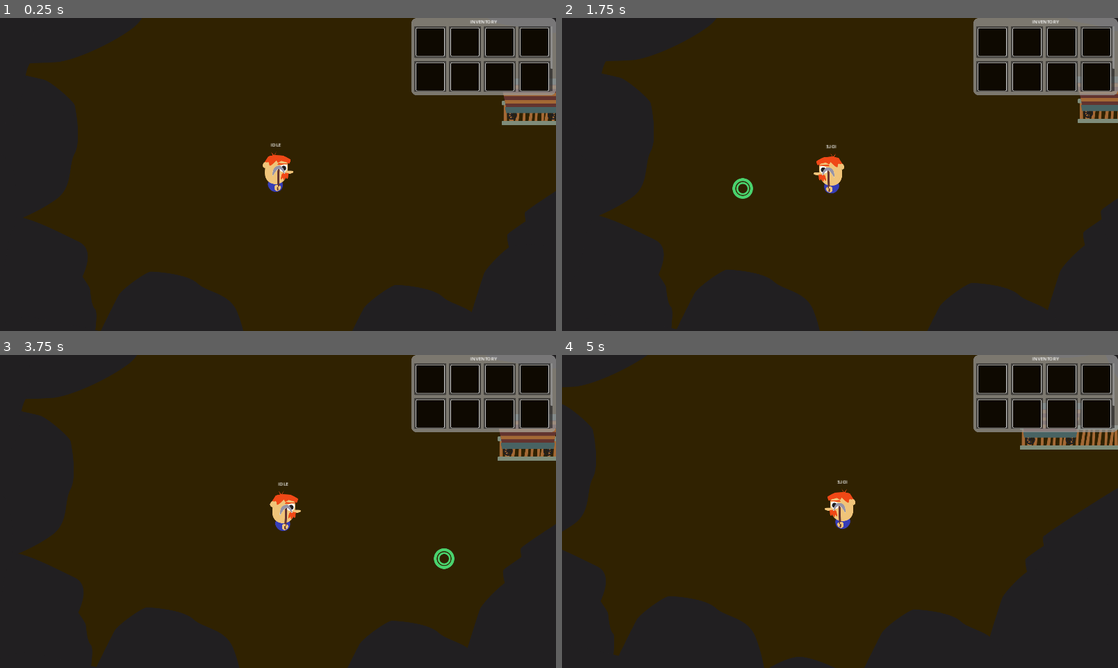
Above: before the commit, frames 1-4 (two rows, left to right).
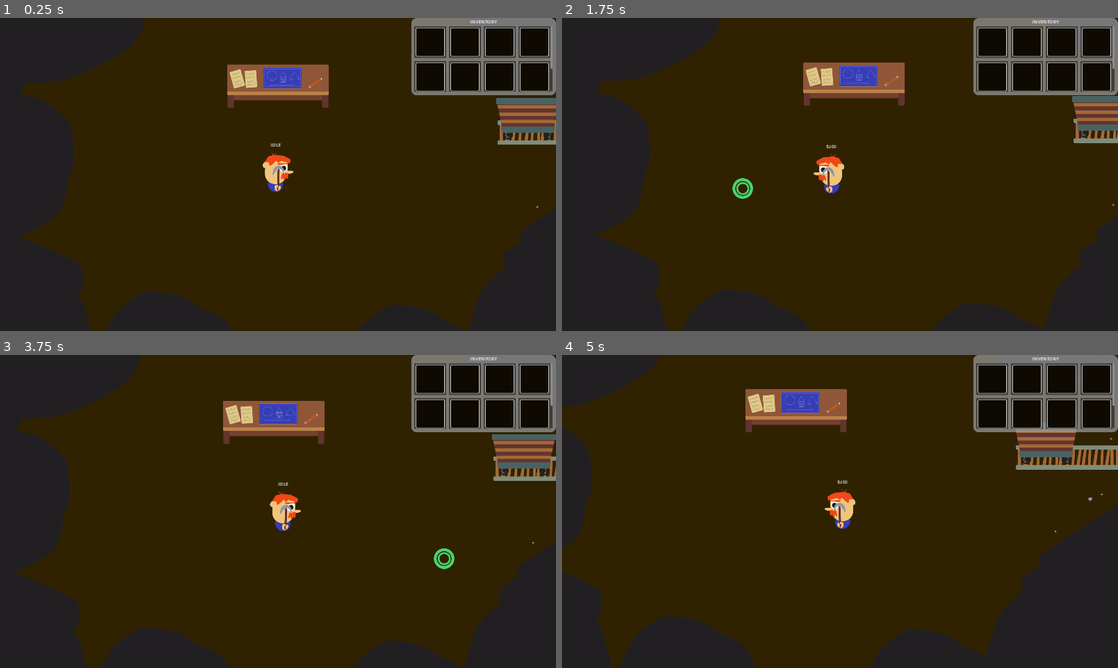
Above: after the commit, the same moments.

Repository: mathew-tran/Excavation
Game: Godot game, scene res://Scene/Hub.tscn
Same seed, same stepped clock (60 frames per second), same inputs: the game is played once before the commit and once after it.
Inputs (mouse positions are in pixels of both pictures, inside the frame that each line leads up to):
- Up to frame 1 (0.25 s): no input
- Up to frame 2 (1.75 s): tap Enter at 0.5 s; move the mouse to (962, 158) at 0.52 s; hold H (clear_data) 0.53-1.28 s; tap Space at 1.25 s; move the mouse to (728, 190) at 1.27 s; click (728, 190) at 1.35 s
- Up to frame 3 (3.75 s): move the mouse to (333, 442) at 2.02 s; hold Right mouse button (right_click) 2.03-2.78 s; move the mouse to (250, 574) at 2.77 s; tap H (clear_data) at 2.85 s; tap Enter at 3.5 s; move the mouse to (444, 558) at 3.52 s; press the mouse at (444, 558) at 3.53 s
- Up to frame 4 (5 s): move the mouse to (673, 464) at 4.27 s; release the mouse at (673, 464) at 4.28 s; right-click (673, 464) at 4.35 s

The runs differ from the first frame. In frame 1, 10% of the frame differs, in the area x 3-100%, y 0-100%; in frame 2, 9.6%; in frame 3, 10%; in frame 4, 11%, in the area x 0-100%, y 0-100%.

Commit message:
add crafting table and small rocks

Diff:
--- /dev/null
+++ b/Prefabs/Blocking/CraftingTable.tscn
@@ -0,0 +1,20 @@
+[gd_scene load_steps=3 format=3 uid="uid://dtivhvglbli13"]
+
+[ext_resource type="Texture2D" uid="uid://tk6hj47mhbku" path="res://Art/Blocking/CraftingTable.png" id="1_crqdw"]
+
+[sub_resource type="RectangleShape2D" id="RectangleShape2D_jni4y"]
+size = Vector2(337, 87)
+
+[node name="CraftingTable" type="StaticBody2D"]
+
+[node name="Sprite2D" type="Sprite2D" parent="."]
+texture = ExtResource("1_crqdw")
+
+[node name="CollisionPolygon2D" type="CollisionPolygon2D" parent="."]
+polygon = PackedVector2Array(-175, 74.5, -150.2, 74.5, -148, 72.3, -148, 52.5, 148, 52.5, 148, 72.6, 150.8, 74.5, 175, 74.5, 175, -74.5, -175, -74.5)
+
+[node name="Area2D" type="Area2D" parent="."]
+
+[node name="CollisionShape2D" type="CollisionShape2D" parent="Area2D"]
+position = Vector2(4, 30)
+shape = SubResource("RectangleShape2D_jni4y")
--- /dev/null
+++ b/Prefabs/Blocking/SmallRocks/SmallRock1.tscn
@@ -0,0 +1,6 @@
+[gd_scene load_steps=2 format=3 uid="uid://261a2cyrk7in"]
+
+[ext_resource type="Texture2D" uid="uid://x1sbcvamdaoq" path="res://Art/Blocking/SmallRocks/SmallRock1.png" id="1_3nyp6"]
+
+[node name="Node2D" type="Sprite2D"]
+texture = ExtResource("1_3nyp6")
--- /dev/null
+++ b/Prefabs/Blocking/SmallRocks/SmallRock2.tscn
@@ -0,0 +1,6 @@
+[gd_scene load_steps=2 format=3 uid="uid://dt1yh0v3y3fc7"]
+
+[ext_resource type="Texture2D" uid="uid://de28gbvdncvve" path="res://Art/Blocking/SmallRocks/SmallRock2.png" id="1_mestb"]
+
+[node name="Node2D" type="Sprite2D"]
+texture = ExtResource("1_mestb")
--- /dev/null
+++ b/Prefabs/Blocking/SmallRocks/SmallRock3.tscn
@@ -0,0 +1,6 @@
+[gd_scene load_steps=2 format=3 uid="uid://blfsybl38vdpe"]
+
+[ext_resource type="Texture2D" uid="uid://cm0qljwgw36ni" path="res://Art/Blocking/SmallRocks/SmallRock3.png" id="1_a2yf5"]
+
+[node name="Node2D" type="Sprite2D"]
+texture = ExtResource("1_a2yf5")
--- /dev/null
+++ b/Prefabs/Blocking/SmallRocks/SmallRock4.tscn
@@ -0,0 +1,6 @@
+[gd_scene load_steps=2 format=3 uid="uid://bxjcvw1ic8xr4"]
+
+[ext_resource type="Texture2D" uid="uid://cg02h3ascnkpd" path="res://Art/Blocking/SmallRocks/SmallRock4.png" id="1_dnahx"]
+
+[node name="Node2D" type="Sprite2D"]
+texture = ExtResource("1_dnahx")
--- a/Scene/Hub.tscn
+++ b/Scene/Hub.tscn
@@ -8,6 +8,10 @@
 [ext_resource type="PackedScene" uid="uid://4wt08pawg5m3" path="res://Prefabs/Blocking/Rail.tscn" id="5_xv7fs"]
 [ext_resource type="PackedScene" uid="uid://dixk1sgsiq68d" path="res://Prefabs/Blocking/Gate.tscn" id="7_biec1"]
 [ext_resource type="PackedScene" uid="uid://cfk0rui35311t" path="res://Prefabs/Blocking/Minecart.tscn" id="8_a3vq5"]
+[ext_resource type="PackedScene" uid="uid://dtivhvglbli13" path="res://Prefabs/Blocking/CraftingTable.tscn" id="9_rrwq1"]
+[ext_resource type="PackedScene" uid="uid://261a2cyrk7in" path="res://Prefabs/Blocking/SmallRocks/SmallRock1.tscn" id="10_od6oc"]
+[ext_resource type="PackedScene" uid="uid://dt1yh0v3y3fc7" path="res://Prefabs/Blocking/SmallRocks/SmallRock2.tscn" id="11_7cu6u"]
+[ext_resource type="PackedScene" uid="uid://blfsybl38vdpe" path="res://Prefabs/Blocking/SmallRocks/SmallRock3.tscn" id="12_cbmm2"]
 
 [node name="Node2D" type="Node2D"]
 
@@ -141,11 +145,41 @@
 [node name="Rail5" parent="Environment" instance=ExtResource("5_xv7fs")]
 position = Vector2(3136, 336)
 
+[node name="CraftingTable" parent="." instance=ExtResource("9_rrwq1")]
+position = Vector2(912, 176)
+
 [node name="Player" parent="." instance=ExtResource("1_0waba")]
-position = Vector2(898, 548)
+position = Vector2(912, 480)
 
 [node name="Gate" parent="." instance=ExtResource("7_biec1")]
 position = Vector2(2144, 336)
 
 [node name="Minecart" parent="." instance=ExtResource("8_a3vq5")]
 position = Vector2(1776, 288)
+
+[node name="Node2D" parent="." instance=ExtResource("10_od6oc")]
+position = Vector2(1936, 216)
+
+[node name="Node2D2" parent="." instance=ExtResource("11_7cu6u")]
+position = Vector2(2056, 432)
+
+[node name="Node2D3" parent="." instance=ExtResource("12_cbmm2")]
+position = Vector2(1808, 592)
+
+[node name="Node2D6" parent="." instance=ExtResource("12_cbmm2")]
+position = Vector2(1968, 464)
+
+[node name="Node2D7" parent="." instance=ExtResource("12_cbmm2")]
+position = Vector2(2104, 416)
+
+[node name="Node2D8" parent="." instance=ExtResource("12_cbmm2")]
+position = Vector2(2040, 248)
+
+[node name="Node2D9" parent="." instance=ExtResource("12_cbmm2")]
+position = Vector2(2000, 272)
+
+[node name="Node2D4" parent="." instance=ExtResource("11_7cu6u")]
+position = Vector2(1928, 480)
+
+[node name="Node2D5" parent="." instance=ExtResource("10_od6oc")]
+position = Vector2(2112, 240)
--- a/Scripts/DroppedMaterial.gd
+++ b/Scripts/DroppedMaterial.gd
@@ -18,7 +18,7 @@
 	texture = MaterialDrop.MaterialImage
 	var angle = randf() * 2 * PI
 	Velocity = Vector2(cos(angle), sin(angle)).normalized()
-	Velocity *= randf_range(150, 210)
+	Velocity *= randf_range(150, 210) * 1.2
 	if randi_range(0, 10) >= 5:
 		Velocity *= -1
 
Binary file added: Art/Blocking/CraftingTable.png
Not shown, added: Art/Blocking/CraftingTable.png.import
Binary file added: Art/Blocking/SmallRocks/SmallRock1.png
Not shown, added: Art/Blocking/SmallRocks/SmallRock1.png.import
Binary file added: Art/Blocking/SmallRocks/SmallRock2.png
Not shown, added: Art/Blocking/SmallRocks/SmallRock2.png.import
Binary file added: Art/Blocking/SmallRocks/SmallRock3.png
Not shown, added: Art/Blocking/SmallRocks/SmallRock3.png.import
Binary file added: Art/Blocking/SmallRocks/SmallRock4.png
Not shown, added: Art/Blocking/SmallRocks/SmallRock4.png.import
Not shown: 1 places in Scene/Hub.tscn that only renumber resources
